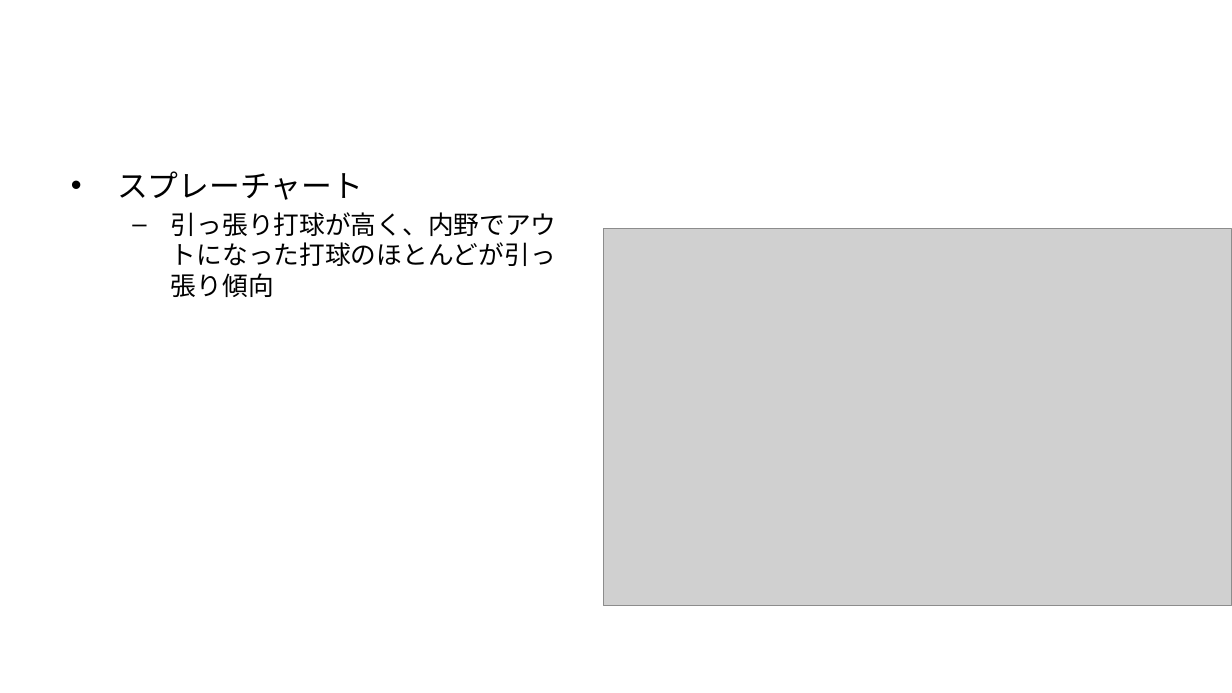
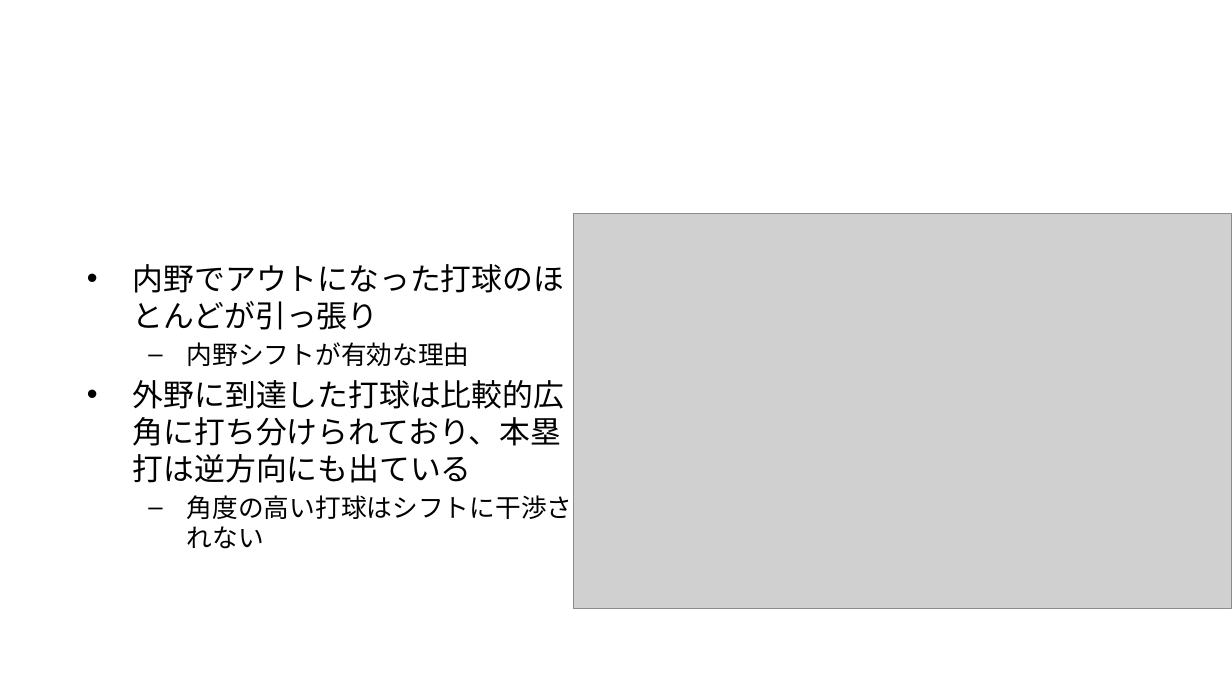
Before and after one commit to T-Reio/ohtani_analyze, a slide deck: slide 10 of slides/ohtani_tj.pptx (slide 8 before the commit). Drawn at 1232x693 pixels with LibreOffice and Linux fonts; fonts in the diff are those of the drawing; grey boxes stand for pictures; background and template pictures are left out. Boxes give left, top, right and bottom in pixels: in the first picture for what was removed or moved away, otherwise in the second. Text is boxed around its words. In the diff, an @@ line names an element or a change of style, - is before the commit and + after.

```diff
--- a/slides/ohtani_tj.pptx
+++ b/slides/ohtani_tj.pptx
@@ picture: place and size @@
-picture at (604,228,1232,605)
+picture at (574,213,1232,609)
@@ text at (133,264,573,549): text changed; size 20 to 24 pt @@
-• スプレーチャート
-  – 引っ張り打球が高く、内野でアウトになった打球のほとんどが引っ張り傾向
+• 内野でアウトになった打球のほとんどが引っ張り
+  – 内野シフトが有効な理由
+• 外野に到達した打球は比較的広角に打ち分けられており、本塁打は逆方向にも出ている
+  – 角度の高い打球はシフトに干渉されない
```
Also in this commit, not shown: 4 other slides changed, 11 slides added, 2 slides removed, 9 other files.
